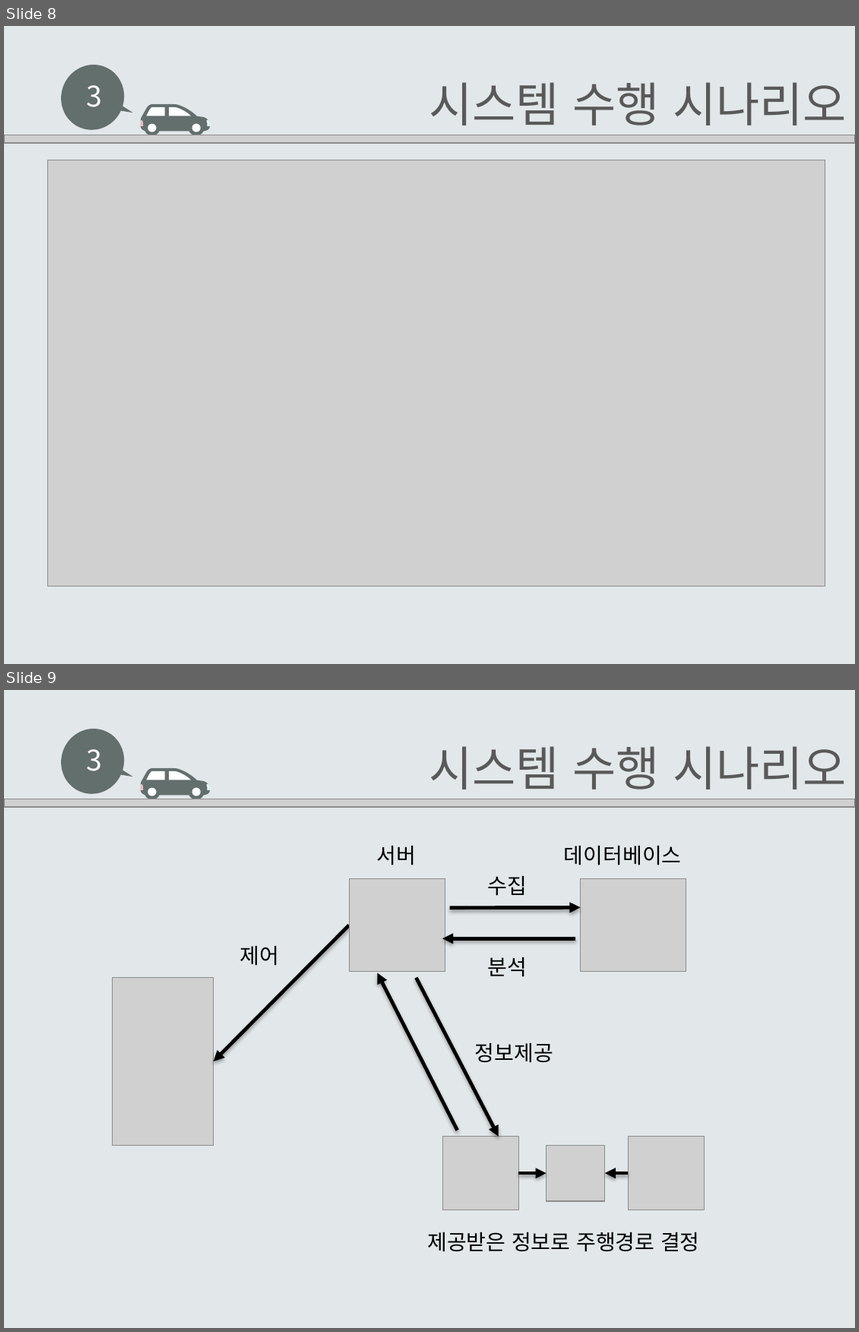
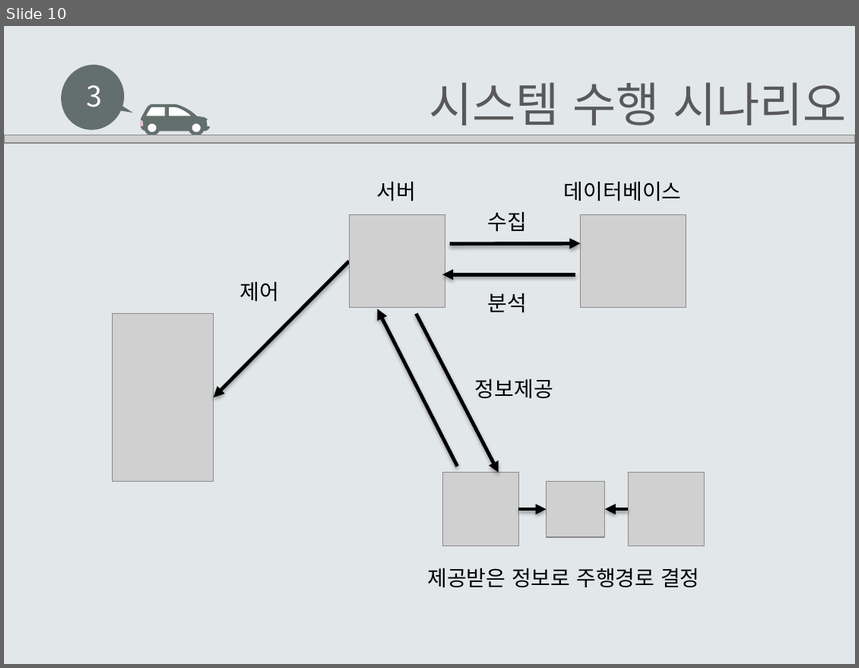
Before and after one commit to EomHeeSang/grad_proj, a slide deck: 발표자료/설계서2-14(엄희상,박주호,김태경).pptx. Shown one above the other, each under a label of ours: slides 8 and 9 before the commit, slide 10 after it. The pictures are 859x1332 and 859x668 pixels, drawn with LibreOffice and Linux fonts; fonts in the diff are those of the drawing; grey boxes stand for pictures. Boxes give left, top, right and bottom in pixels: in the first picture for what was removed or moved away, otherwise in the second. Text is boxed around its words. In the diff, an @@ line names an element or a change of style, - is before the commit and + after.

```diff
--- a/발표자료/설계서2-14(엄희상,박주호,김태경).pptx
+++ b/발표자료/설계서2-14(엄희상,박주호,김태경).pptx
@@ slide 8 removed at (4, 26, 855, 664), background #E2E7EA @@
@@ group removed at (4, 56, 855, 144): 11 freeform shapes, 2 texts, 1 picture @@
-3
-시스템 수행 시나리오
@@ picture removed at (47, 160, 826, 586) @@
@@ what was slide 9 is now slide 10 @@
```
Also in this commit, not shown: 11 slides changed, 2 slides added.
